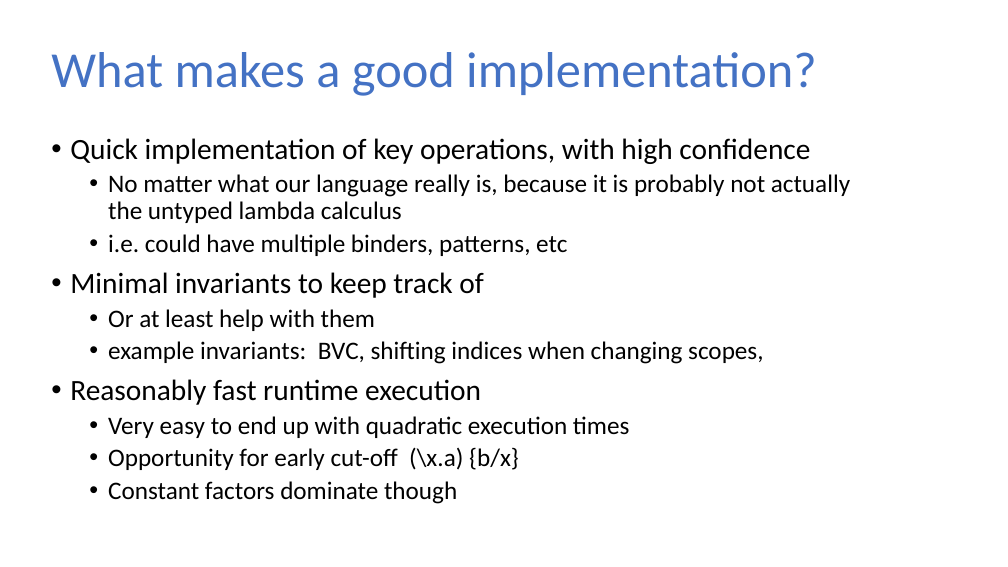
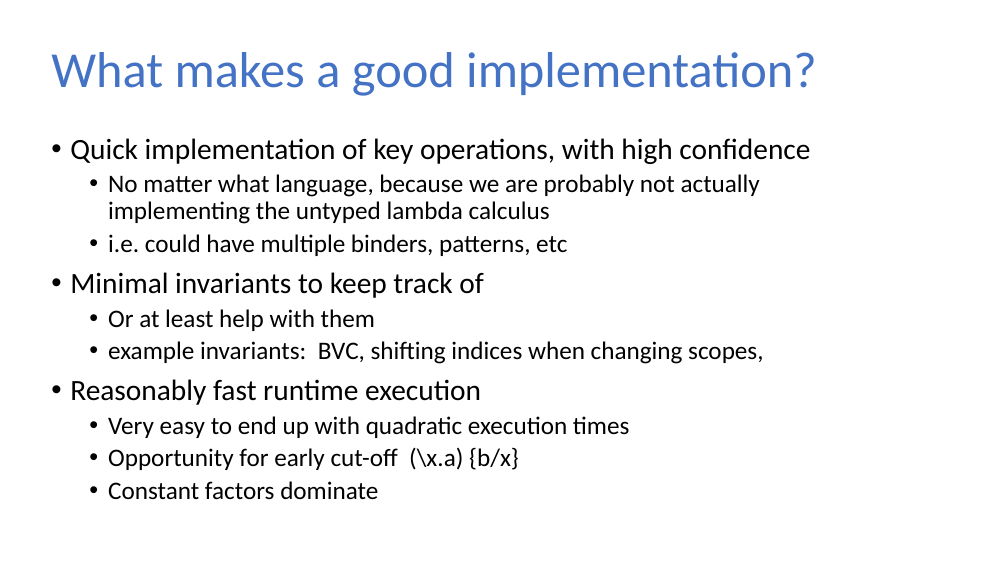
Before and after one commit to sweirich/lambda-n-ways, a slide deck: slide 24 of plclub-2021.pptx (slide 8 before the commit). Drawn at 1008x567 pixels with LibreOffice and Linux fonts; fonts in the diff are those of the drawing. Boxes give left, top, right and bottom in pixels: in the first picture for what was removed or moved away, otherwise in the second. Text is boxed around its words. In the diff, an @@ line names an element or a change of style, - is before the commit and + after.

```diff
--- a/plclub-2021.pptx
+++ b/plclub-2021.pptx
@@ text at (108, 174, 760, 224): text changed @@
-  • No matter what our language really is, because it is probably not actually the untyped lambda calculus
+  • No matter what language, because we are probably not actually implementing the untyped lambda calculus
@@ text at (108, 481, 378, 500): text changed @@
-  • Constant factors dominate though
+  • Constant factors dominate
```
Also in this commit, not shown: 9 other slides changed, 1 slide added, 18 other files.
